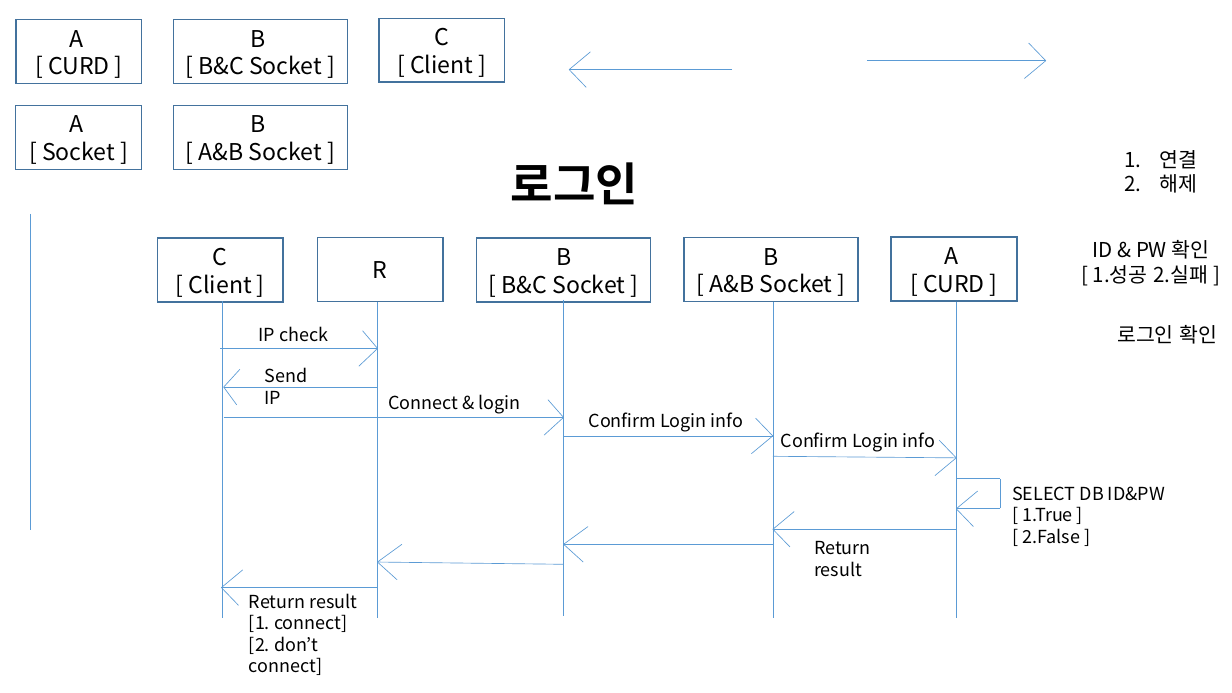
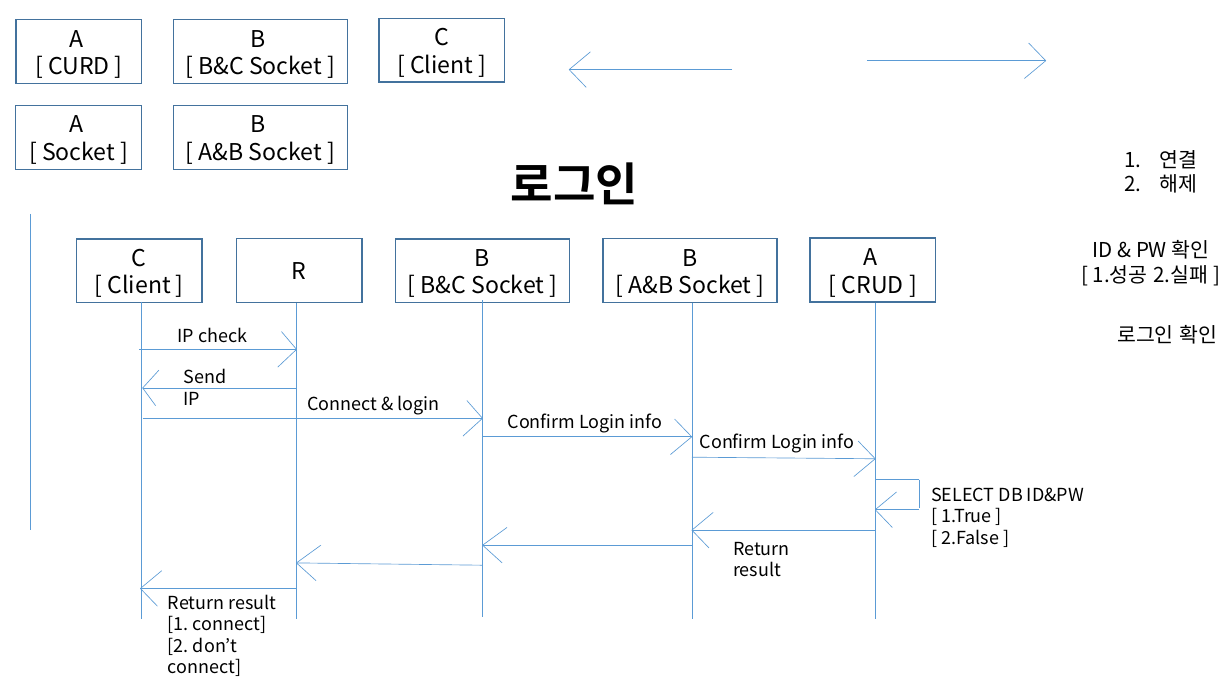
Before and after one commit to YooSeongHyun/Telcoware, a slide deck: slide 1 of flow.pptx. Drawn at 1232x693 pixels with LibreOffice and Linux fonts; fonts in the diff are those of the drawing. Boxes give left, top, right and bottom in pixels: in the first picture for what was removed or moved away, otherwise in the second. Text is boxed around its words. In the diff, an @@ line names an element or a change of style, - is before the commit and + after.

```diff
--- a/flow.pptx
+++ b/flow.pptx
@@ 37 lines, 8 texts, 5 rectangles: place and size @@
-37 lines, 8 texts, 5 rectangles at [157,238,1165,675]
+37 lines, 8 texts, 5 rectangles at [77,238,1084,676]
@@ text in rectangle at [842,275,904,294]: text changed @@
-[ CURD ]
+[ CRUD ]
```
Also in this commit, not shown: 2 other slides changed, 4 slides added, 8 other files.
